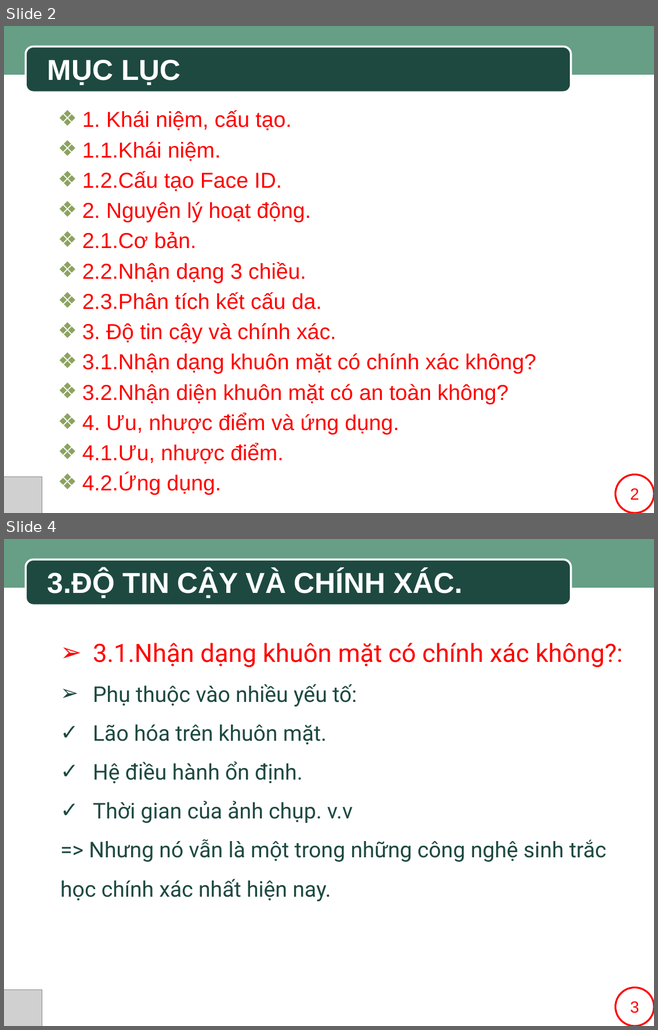
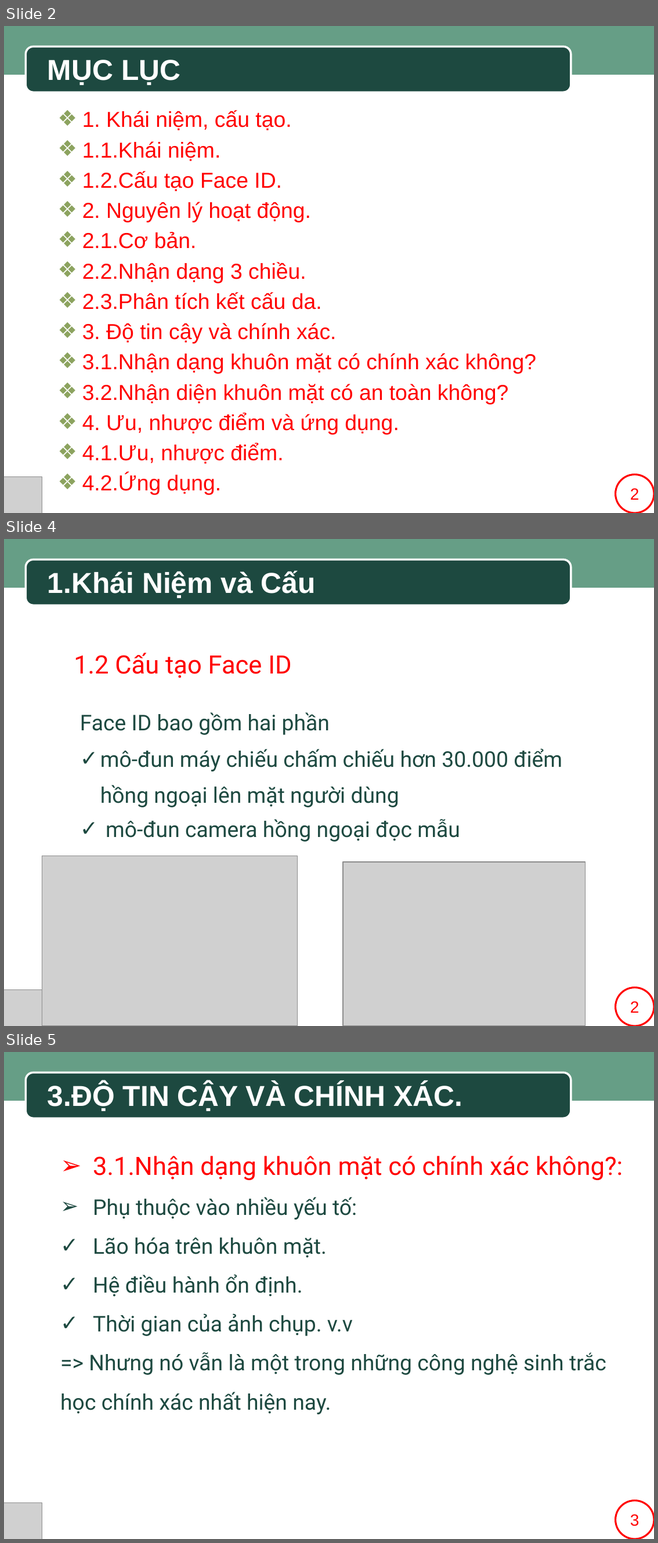
Before and after one commit to SaintLaurentxTran/hutech-23dthd4-nhom7, a slide deck: BÀI THUYẾT TRÌNH MẪU.pptx. Shown one above the other, each under a label of ours: slides 2 and 4 before the commit, slides 2, 4 and 5 after it; the slides between them are not shown. The pictures are 658x1030 and 658x1543 pixels, drawn with LibreOffice and Linux fonts; fonts in the diff are those of the drawing; grey boxes stand for pictures; background and template pictures are left out. Boxes give left, top, right and bottom in pixels: in the first picture for what was removed or moved away, otherwise in the second. Text is boxed around its words. In the diff, an @@ line names an element or a change of style, - is before the commit and + after.

```diff
--- a/BÀI THUYẾT TRÌNH MẪU.pptx
+++ b/BÀI THUYẾT TRÌNH MẪU.pptx
@@ slide 4 added at (4, 539, 654, 1026), background #FFFFFF; not listed: 2 template elements that a slide beside it also shows @@
@@ text added at (48, 570, 315, 635), 32 pt, text #FFFFFF, bold @@
+1.Khái Niệm và Cấu Tạo
@@ text added at (74, 653, 291, 678), 28 pt, text #FF0000 @@
+1.2 Cấu tạo Face ID
@@ text added at (80, 712, 562, 842), 24 pt, text #1D4940 @@
+Face ID bao gồm hai phần
+✓ mô-đun máy chiếu chấm chiếu hơn 30.000 điểm hồng ngoại lên mặt người dùng
+✓ mô-đun camera hồng ngoại đọc mẫu
@@ picture added at (42, 856, 297, 1026) @@
@@ picture added at (343, 862, 585, 1026) @@
@@ picture added at (4, 990, 42, 1026) @@
@@ rectangle added at (605, 990, 654, 1026), fill #FFFFFF @@
@@ ellipse added at (615, 988, 654, 1026), fill #FFFFFF, outline #FF0000 2 pt, 18 pt, text #FF0000 @@
+2
@@ what was slide 4 is now slide 5 @@
```
Also in this commit, not shown: 1 other slide added, 1 slide removed.
